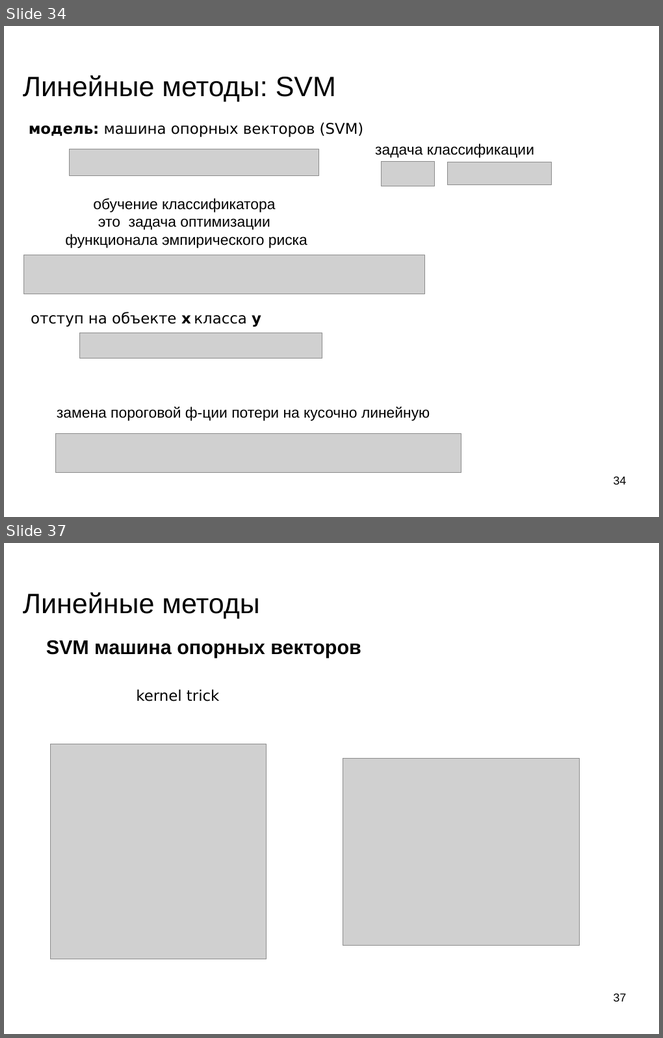
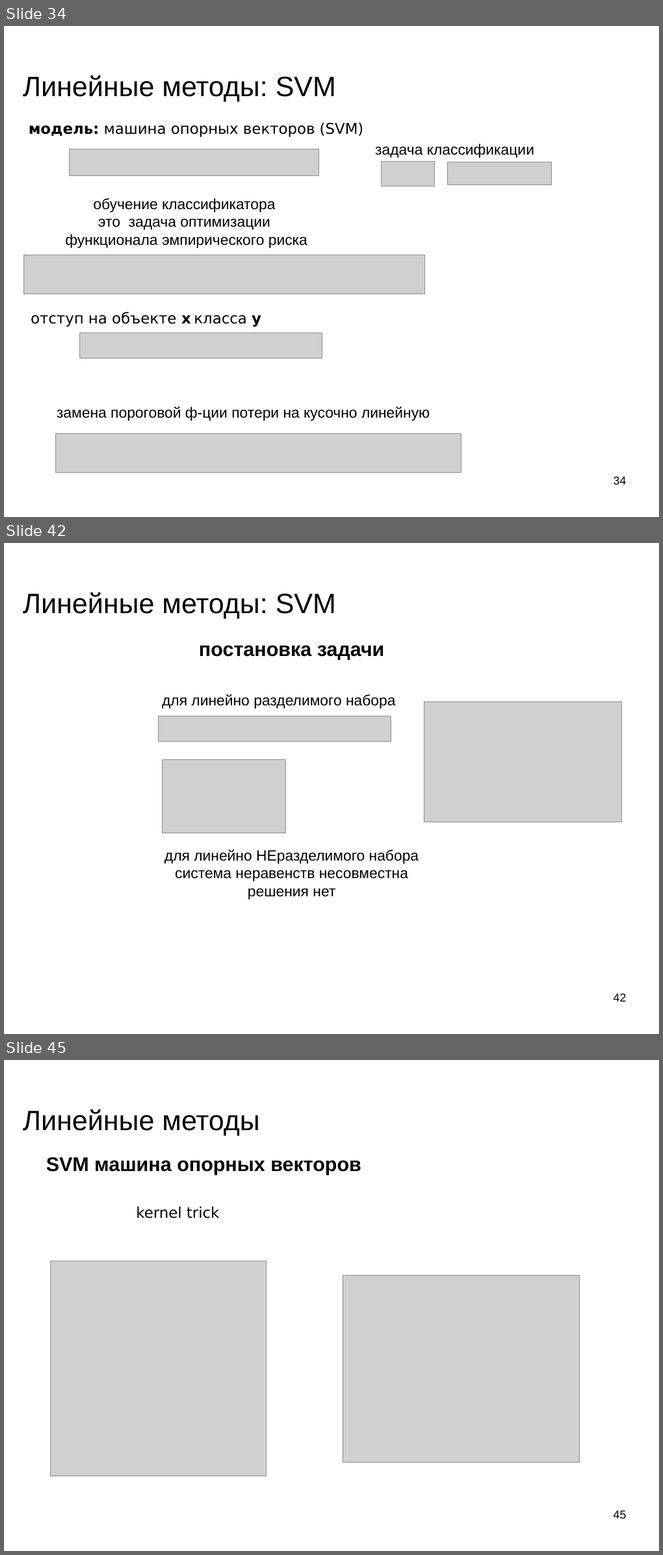
Before and after one commit to mechanoid5/ml_lectorium_legacy, a slide deck: 09-linear.odp. Shown one above the other, each under a label of ours: slides 34 and 37 before the commit, slides 34, 42 and 45 after it; the slides between them are not shown. The pictures are 663x1038 and 663x1555 pixels, drawn with LibreOffice and Linux fonts; fonts in the diff are those of the drawing; grey boxes stand for pictures; background and template pictures are left out. Boxes give left, top, right and bottom in pixels: in the first picture for what was removed or moved away, otherwise in the second. Text is boxed around its words. In the diff, an @@ line names an element or a change of style, - is before the commit and + after.

```diff
--- a/09-linear.odp
+++ b/09-linear.odp
@@ slide 42 added at (4, 543, 659, 1034), background picture (left out) @@
@@ title added at (23, 592, 336, 618), 33.9 pt, text #000000 @@
+Линейные методы: SVM
@@ text added at (199, 645, 385, 660), 24 pt, text #000000, bold @@
+постановка задачи
@@ text added at (162, 694, 396, 709), 18 pt, text #000000 @@
+для линейно разделимого набора
@@ picture added at (159, 716, 391, 742) @@
@@ picture added at (425, 702, 622, 823) @@
@@ picture added at (162, 759, 286, 833) @@
@@ text added at (165, 850, 419, 900), 18 pt, text #000000 @@
+для линейно НЕразделимого набора
+система неравенств несовместна
+решения нет
@@ page number added at (614, 993, 627, 1002), 14 pt, text #000000 @@
+42
@@ what was slide 37 is now slide 45 @@
@@ page number at (614, 1510, 627, 1519): text changed @@
-37
+45
```
Also in this commit, not shown: 2 slides changed, 7 other slides added.
